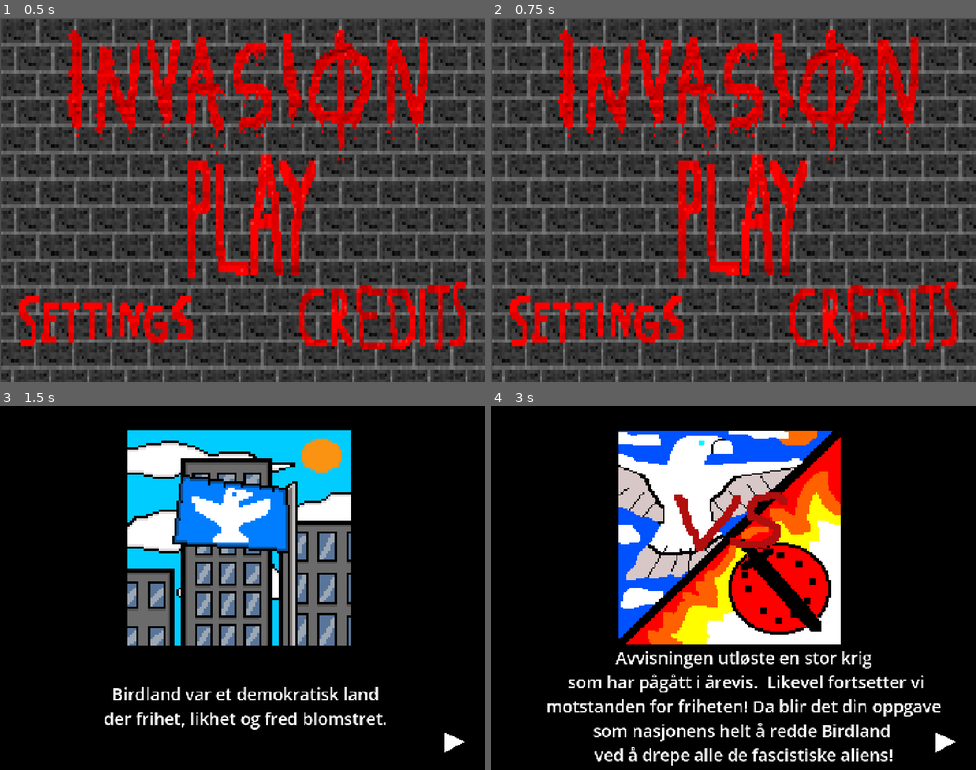
Above: before the commit, frames 1-4 (two rows, left to right).
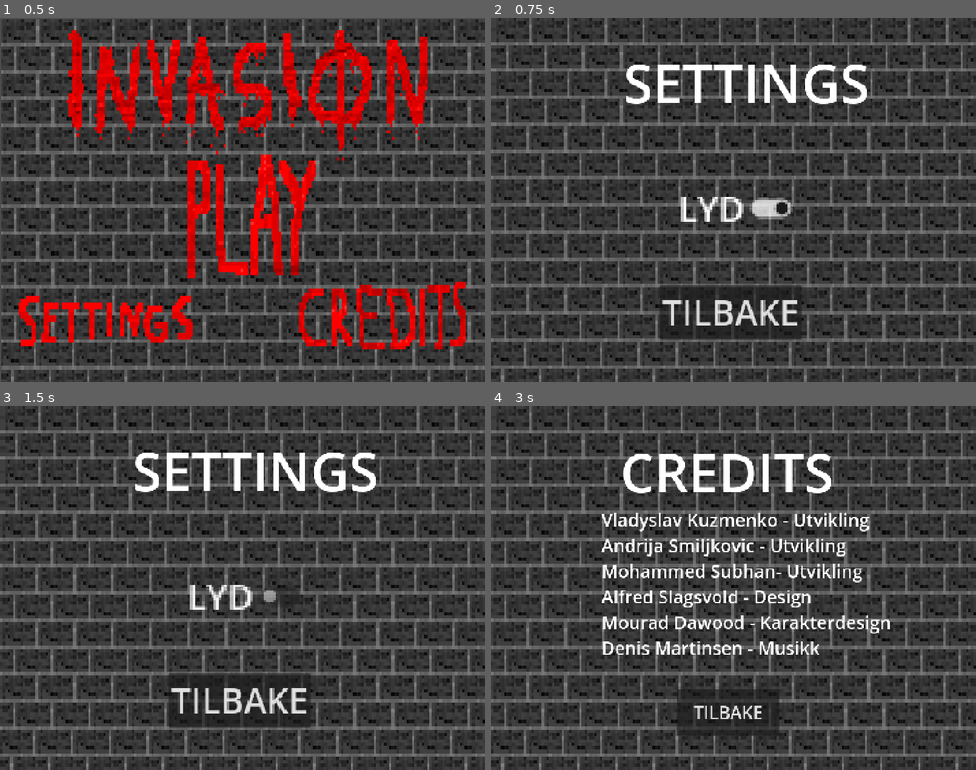
Above: after the commit, the same moments.

Repository: vladydad/Invasion_godot
Game: Godot game, scene res://main_menu.tscn
Two runs of this game, one before a commit and one after it. Both use one fixed random seed, a clock stepped at 60 frames per second and the inputs below.
Inputs (mouse positions are in pixels of both pictures, inside the frame that each line leads up to):
- Up to frame 1 (0.5 s): no input
- Up to frame 2 (0.75 s): click (602, 316) at 0.5 s
- Up to frame 3 (1.5 s): click (242, 595) at 1.25 s, where only the run after the commit has a clickable "LYD"
- Up to frame 4 (3 s): click (728, 700) at 2 s, where only the run after the commit has a clickable "TILBAKE"; click (883, 700) at 2.77 s

Frame 1 is identical in both runs. In frame 2, 33% of the frame differs, in the area x 0-100%, y 0-100%; in frame 3, 95%; in frame 4, 96%.

Commit message:
asd

Diff:
--- /dev/null
+++ b/invasion/CREDITS.tscn
@@ -0,0 +1,48 @@
+[gd_scene format=3 uid="uid://badi3vplflwr4"]
+
+[ext_resource type="Script" uid="uid://5epfbejfl887" path="res://credits.gd" id="1_6vsdt"]
+[ext_resource type="Texture2D" uid="uid://rloatyhcfuos" path="res://settngs.png" id="1_pcaas"]
+
+[node name="CREDIT" type="Control" unique_id=696190185]
+layout_mode = 3
+anchors_preset = 0
+script = ExtResource("1_6vsdt")
+
+[node name="TextureRect" type="TextureRect" parent="." unique_id=2029017766]
+layout_mode = 0
+offset_right = 1440.0
+offset_bottom = 1080.0
+texture = ExtResource("1_pcaas")
+
+[node name="Label" type="Label" parent="." unique_id=1967496756]
+layout_mode = 0
+offset_left = 384.0
+offset_top = 87.0
+offset_right = 1047.0
+offset_bottom = 304.0
+theme_override_font_sizes/font_size = 159
+text = "CREDITS"
+
+[node name="Label2" type="Label" parent="." unique_id=668064721]
+layout_mode = 0
+offset_left = 328.0
+offset_top = 301.0
+offset_right = 1286.0
+offset_bottom = 855.0
+theme_override_font_sizes/font_size = 53
+text = "Vladyslav Kuzmenko - Utvikling
+Andrija Smiljkovic - Utvikling
+Mohammed Subhan- Utvikling
+Alfred Slagsvold - Design
+Mourad Dawood - Karakterdesign
+Denis Martinsen - Musikk"
+
+[node name="Button" type="Button" parent="." unique_id=1957592083]
+layout_mode = 0
+offset_left = 552.0
+offset_top = 840.0
+offset_right = 856.0
+offset_bottom = 978.0
+theme_override_font_sizes/font_size = 52
+text = "TILBAKE
+"
--- /dev/null
+++ b/invasion/credits.gd
@@ -0,0 +1,10 @@
+extends Control
+
+@onready var back_button: Button = find_child("Button", true, false)
+
+func _ready() -> void:
+	if back_button:
+		back_button.pressed.connect(_on_back_pressed)
+
+func _on_back_pressed() -> void:
+	get_tree().change_scene_to_file("res://main_menu.tscn")
--- a/invasion/main_menu.gd
+++ b/invasion/main_menu.gd
@@ -2,6 +2,15 @@
 
 func _ready():
 	$PlayButton.pressed.connect(_on_play_pressed)
+	$Button.pressed.connect(_on_button_pressed)
+	$Button2.pressed.connect(_on_button2_pressed)
 
 func _on_play_pressed():
 	get_tree().change_scene_to_file("res://story1.tscn")
+
+
+func _on_button_pressed():
+	get_tree().change_scene_to_file("res://settings.tscn")
+
+func _on_button2_pressed():
+	get_tree().change_scene_to_file("res://CREDITS.tscn")
--- a/invasion/main_menu.tscn
+++ b/invasion/main_menu.tscn
@@ -31,10 +31,10 @@
 anchor_top = 0.5
 anchor_right = 0.5
 anchor_bottom = 0.5
-offset_left = -160.0
-offset_top = -149.0
-offset_right = 249.0
-offset_bottom = 237.0
+offset_left = -188.0
+offset_top = -147.0
+offset_right = 221.0
+offset_bottom = 239.0
 grow_horizontal = 2
 grow_vertical = 2
 theme_override_font_sizes/font_size = 32
--- /dev/null
+++ b/invasion/settings.gd
@@ -0,0 +1,21 @@
+extends Control
+
+@onready var sound_toggle: CheckButton = find_child("CheckButton", true, false)
+@onready var back_button: Button = find_child("Button", true, false)
+
+func _ready() -> void:
+	var master_bus = AudioServer.get_bus_index("Master")
+
+	if sound_toggle:
+		sound_toggle.button_pressed = not AudioServer.is_bus_mute(master_bus)
+		sound_toggle.toggled.connect(_on_sound_toggled)
+
+	if back_button:
+		back_button.pressed.connect(_on_back_pressed)
+
+func _on_sound_toggled(toggled_on: bool) -> void:
+	var master_bus = AudioServer.get_bus_index("Master")
+	AudioServer.set_bus_mute(master_bus, not toggled_on)
+
+func _on_back_pressed() -> void:
+	get_tree().change_scene_to_file("res://main_menu.tscn")
--- /dev/null
+++ b/invasion/settings.tscn
@@ -0,0 +1,46 @@
+[gd_scene format=3 uid="uid://brig35gps02i3"]
+
+[ext_resource type="Script" uid="uid://cs6bra8n4ho43" path="res://settings.gd" id="1_nkug2"]
+[ext_resource type="Texture2D" uid="uid://rloatyhcfuos" path="res://settngs.png" id="2_3ykye"]
+
+[node name="Node2D" type="Control" unique_id=1102502240]
+layout_mode = 3
+anchors_preset = 0
+script = ExtResource("1_nkug2")
+
+[node name="TextureRect" type="TextureRect" parent="." unique_id=1304044203]
+layout_mode = 0
+offset_right = 1440.0
+offset_bottom = 1080.0
+texture = ExtResource("2_3ykye")
+
+[node name="Label" type="Label" parent="." unique_id=1040597930]
+layout_mode = 0
+offset_left = 393.0
+offset_top = 83.0
+offset_right = 1125.0
+offset_bottom = 300.0
+size_flags_vertical = 1
+theme_override_font_sizes/font_size = 159
+text = "SETTINGS"
+
+[node name="CheckButton" type="CheckButton" parent="." unique_id=2044842794]
+layout_mode = 0
+offset_left = 532.0
+offset_top = 477.0
+offset_right = 629.0
+offset_bottom = 521.0
+scale = Vector2(4, 4)
+size_flags_horizontal = 4
+theme_override_font_sizes/font_size = 26
+text = "LYD"
+
+[node name="Button" type="Button" parent="." unique_id=1360864486]
+layout_mode = 0
+offset_left = 500.00006
+offset_top = 793.0
+offset_right = 697.00006
+offset_bottom = 868.0
+scale = Vector2(2.15, 2.15)
+theme_override_font_sizes/font_size = 48
+text = "TILBAKE"
Not shown, added: invasion/credits.gd.uid
Not shown, added: invasion/settings.gd.uid
Binary file added: invasion/settngs.png
Not shown, added: invasion/settngs.png.import
